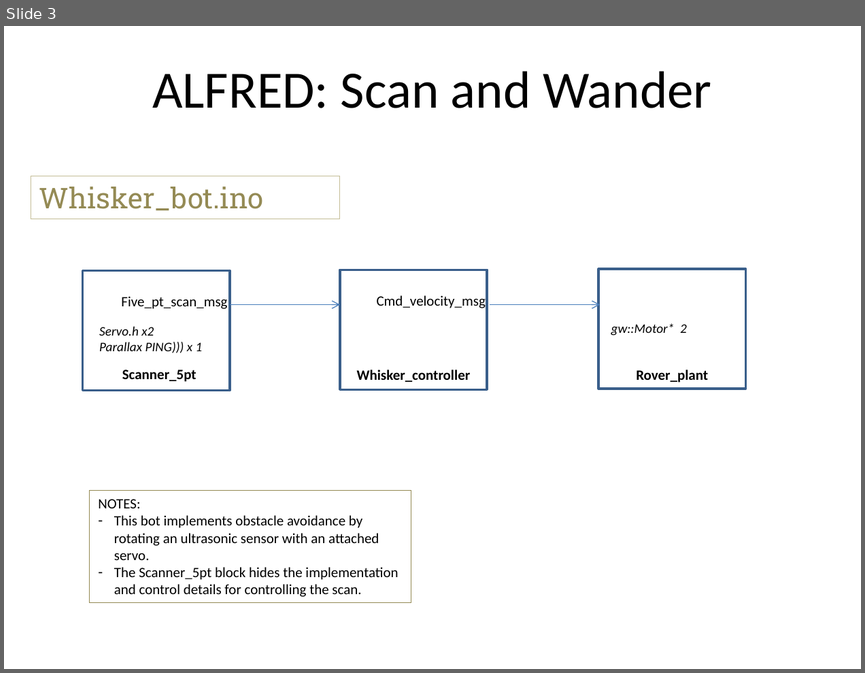
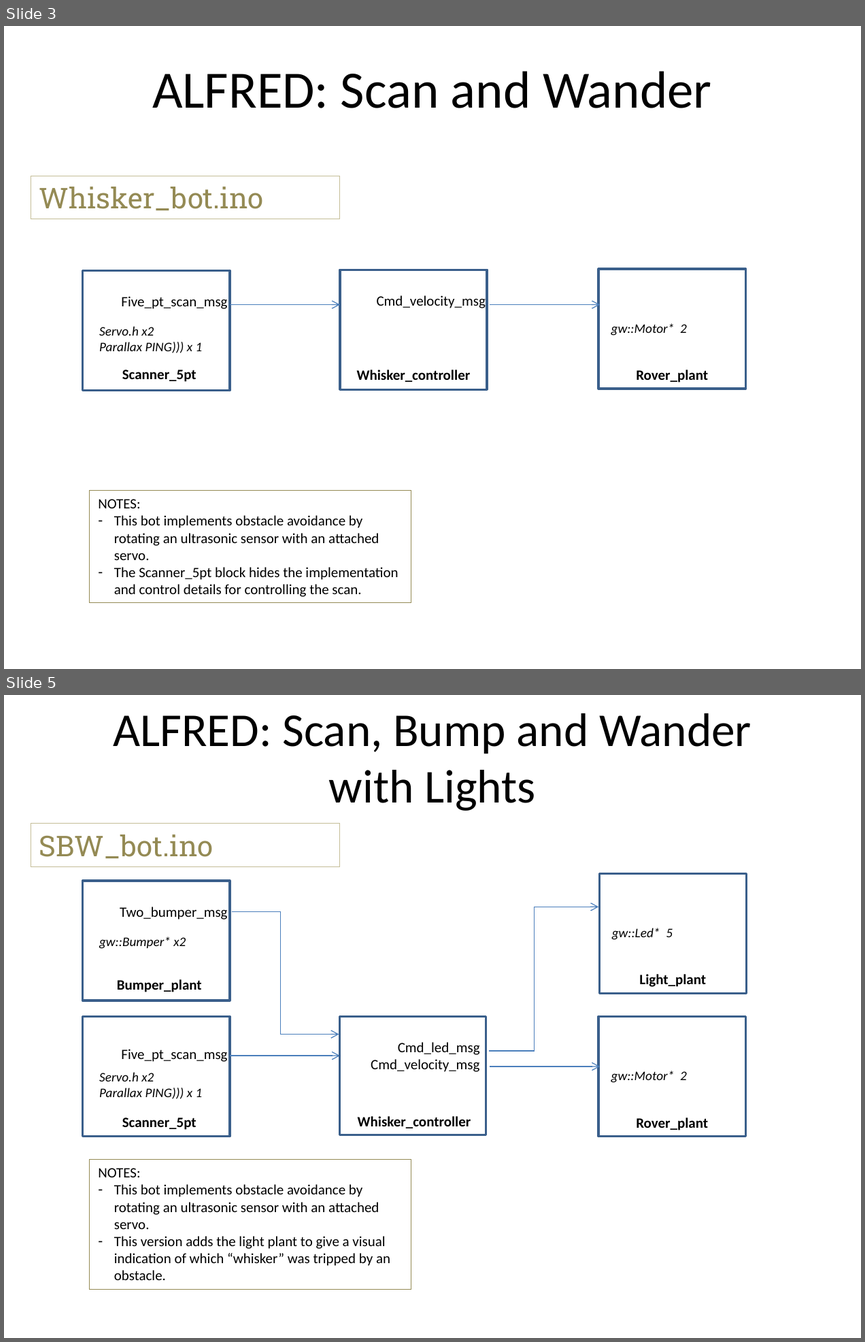
Before and after one commit to zacsketches/Alfred, a slide deck: System_diagrams.pptx. Shown one above the other, each under a label of ours: slide 3 before the commit, slides 3 and 5 after it; the slides between them are not shown. The pictures are 865x673 and 865x1342 pixels, drawn with LibreOffice and Linux fonts; fonts in the diff are those of the drawing. Boxes give left, top, right and bottom in pixels: in the first picture for what was removed or moved away, otherwise in the second. Text is boxed around its words. In the diff, an @@ line names an element or a change of style, - is before the commit and + after.

```diff
--- a/System_diagrams.pptx
+++ b/System_diagrams.pptx
@@ slide 5 added at <box>4,695,861,1338</box>, background #FFFFFF @@
@@ title added at <box>113,713,751,811</box>, 39.6 pt, text #000000 @@
+ALFRED: Scan, Bump and Wander
+with Lights
@@ rectangle added at <box>31,824,340,866</box>, outline #C4BD97 0.75 pt, 24 pt, text #948A54 @@
+SBW_bot.ino
@@ rectangle added at <box>600,873,747,993</box>, outline #3A5F8C 2 pt @@
@@ line added from (232, 912) to (281, 912), #4B7EBC 0.75 pt @@
@@ line added from (281, 912) to (281, 1034), #4B7EBC 0.75 pt @@
@@ line added from (534, 1051) to (534, 906), #4B7EBC 0.75 pt @@
@@ arrow added from (534, 906) to (598, 906), #4B7EBC 0.75 pt @@
@@ group added at <box>83,881,230,1001</box>: 3 texts, 1 rectangle @@
+Bumper_plant
+Two_bumper_msg
+gw::Bumper* x2
@@ text added at <box>612,928,672,940</box>, 11 pt, text #000000, italic @@
+gw::Led* 5
@@ text added at <box>639,974,706,987</box>, 12 pt, text #000000, bold @@
+Light_plant
@@ rectangle added at <box>340,1016,486,1134</box>, outline #3A5F8C 2 pt @@
@@ rectangle added at <box>598,1016,746,1136</box>, outline #3A5F8C 2 pt @@
@@ arrow added from (281, 1034) to (339, 1034), #4B7EBC 0.75 pt @@
@@ arrow added from (229, 1055) to (340, 1055), #4B7EBC 0.75 pt @@
@@ text added at <box>371,1042,480,1072</box>, 12 pt, text #000000 @@
+Cmd_led_msg
+Cmd_velocity_msg
@@ line added from (489, 1051) to (534, 1051), #4B7EBC 0.75 pt @@
@@ group added at <box>83,1016,230,1136</box>: 3 texts, 1 rectangle @@
+Scanner_5pt
+Five_pt_scan_msg
+Servo.h x2
+Parallax PING))) x 1
@@ arrow added from (490, 1066) to (600, 1066), #4B7EBC 0.75 pt @@
@@ text added at <box>611,1070,687,1083</box>, 11 pt, text #000000, italic @@
+gw::Motor* 2
@@ text added at <box>358,1116,471,1128</box>, 12 pt, text #000000, bold @@
+Whisker_controller
@@ text added at <box>636,1117,708,1130</box>, 12 pt, text #000000, bold @@
+Rover_plant
@@ rectangle added at <box>90,1159,411,1289</box>, outline #948A54 0.75 pt, 12 pt, text #000000 @@
+NOTES:
+– This bot implements obstacle avoidance by rotating an ultrasonic sensor with an attached servo.
+– This version adds the light plant to give a visual indication of which “whisker” was tripped by an obstacle.
```
Also in this commit, not shown: 1 slide changed.
